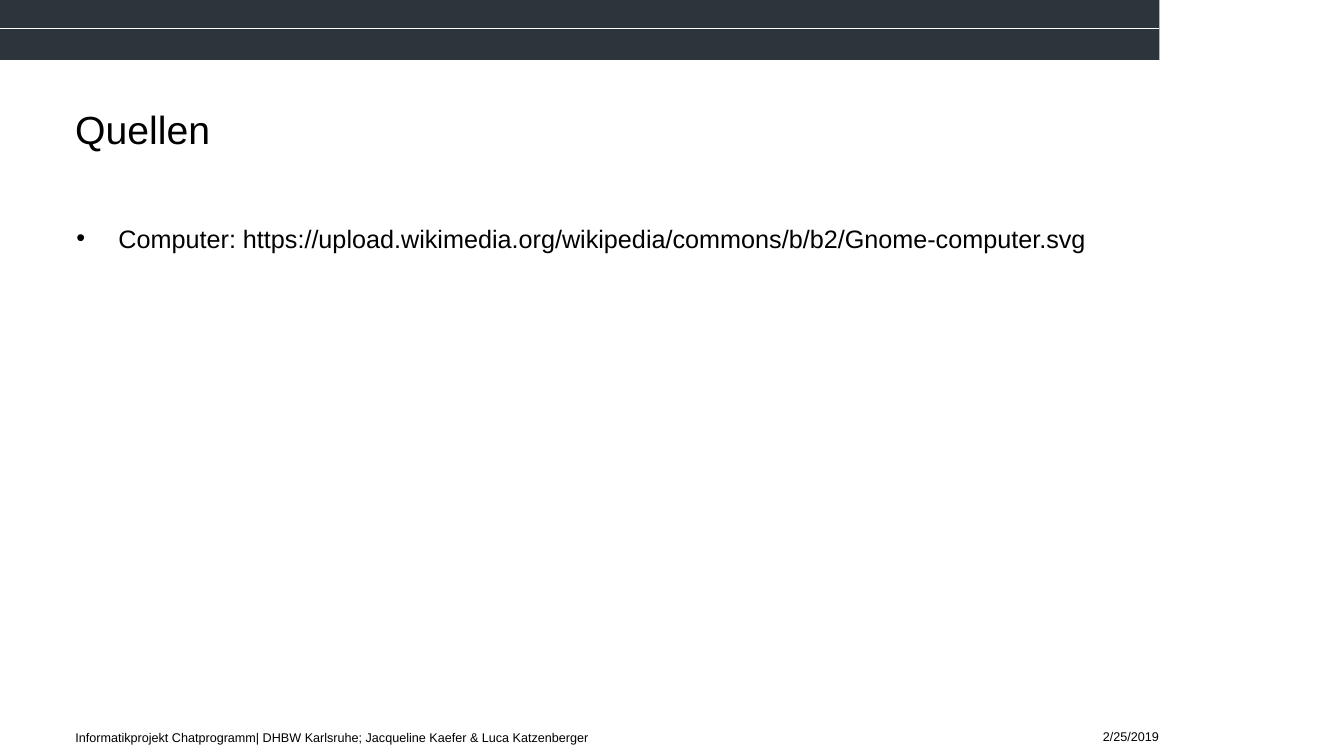
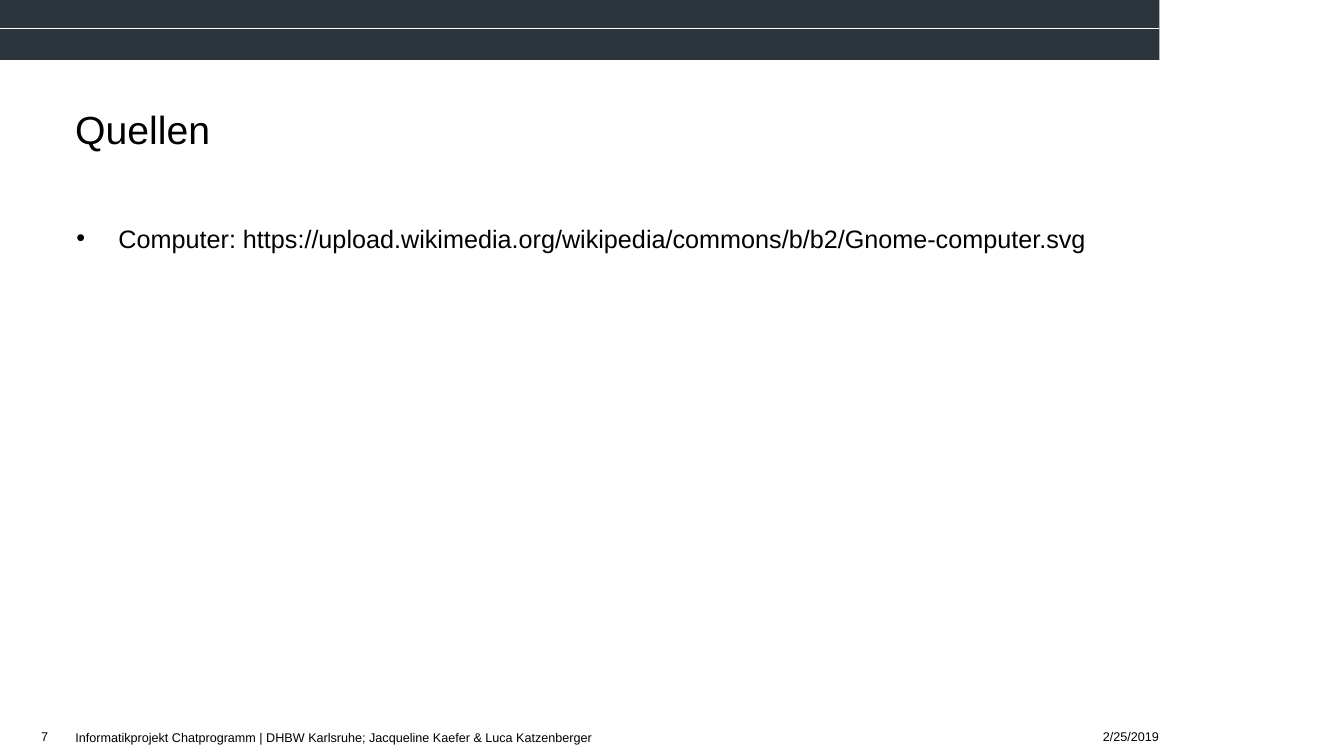
Before and after one commit to Jacky213/Chatprogramm, a slide deck: slide 7 of Dokumentation/Präsentation.pptx (slide 6 before the commit). Drawn at 1344x756 pixels with LibreOffice and Linux fonts; fonts in the diff are those of the drawing; background and template pictures are left out. Boxes give left, top, right and bottom in pixels: in the first picture for what was removed or moved away, otherwise in the second. Text is boxed around its words. In the diff, an @@ line names an element or a change of style, - is before the commit and + after.

```diff
--- a/Dokumentation/Präsentation.pptx
+++ b/Dokumentation/Präsentation.pptx
@@ page number added at (x1=41, y1=732, x2=48, y2=741), 9 pt, text #000000 @@
+7
@@ text at (x1=75, y1=733, x2=592, y2=745): spaces changed @@
-Informatikprojekt Chatprogramm| DHBW Karlsruhe; Jacqueline Kaefer & Luca Katzenberger
+Informatikprojekt Chatprogramm | DHBW Karlsruhe; Jacqueline Kaefer & Luca Katzenberger
```
Also in this commit, not shown: 5 other slides changed, 1 slide added.
